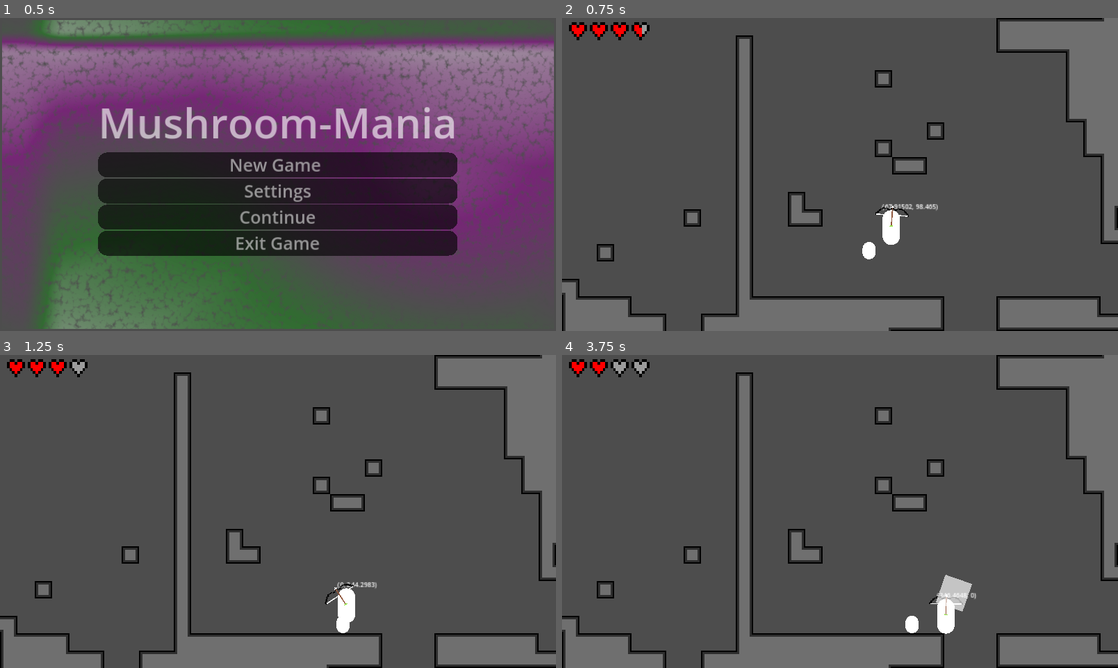
Above: before the commit, frames 1-4 (two rows, left to right).
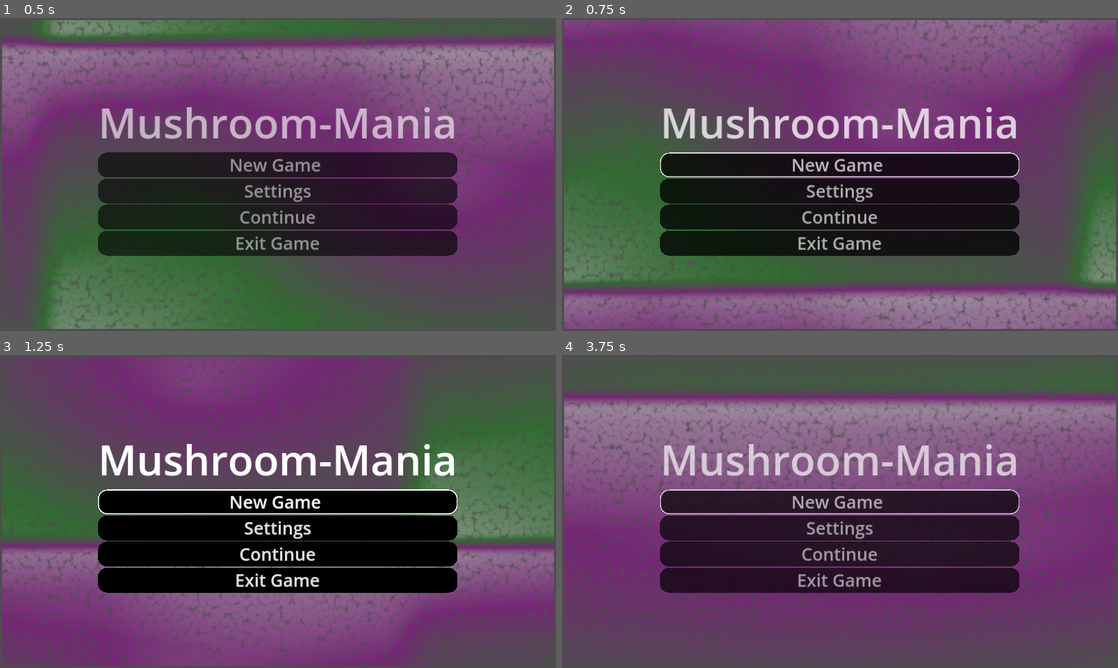
Above: after the commit, the same moments.

Repository: olvior/mushroom-mania
Game: Godot game, scene res://GUI/mainmenu/main_menu.tscn
The game is run twice, just before and just after one commit, with the same random seed, the same clock (stepped at 60 frames per second) and the same inputs.
Inputs (mouse positions are in pixels of both pictures, inside the frame that each line leads up to):
- Up to frame 1 (0.5 s): no input
- Up to frame 2 (0.75 s): click "New Game" at 0.5 s
- Up to frame 3 (1.25 s): no input
- Up to frame 4 (3.75 s): click (840, 502) at 1.25 s, where only the run after the commit has a clickable "New Game"; click (840, 555) at 2 s, where only the run after the commit has a clickable "Continue"; click (840, 555) at 2.75 s, where only the run after the commit has a clickable "Continue"; move the mouse to (962, 495) at 3.52 s; hold Right (right) from 3.53 s (still down); tap X (attack) at 3.6 s

Frame 1 is identical in both runs. In frame 2, 74% of the frame differs, in the area x 0-100%, y 0-100%; in frame 3, 75%; in frame 4, 80%.
Error after the commit: Parse Error: Too few arguments for "start()" call. Expected at least 1 but received 0. (res://GUI/mainmenu/main_menu.gd:10)

Commit message:
Added scene to the start function

Diff:
--- a/misc/global.gd
+++ b/misc/global.gd
@@ -23,11 +23,11 @@
 
 	return save_dict
 
-func start():
+func start(area_name):
 	player = player_scene.instantiate()
 	main_scene.add_child(player)
 
-	var new_scene : GameArea = game_areas["main"].instantiate()
+	var new_scene : GameArea = game_areas[area_name].instantiate()
 	main_scene.add_child(new_scene)
 	current_area = new_scene
 
